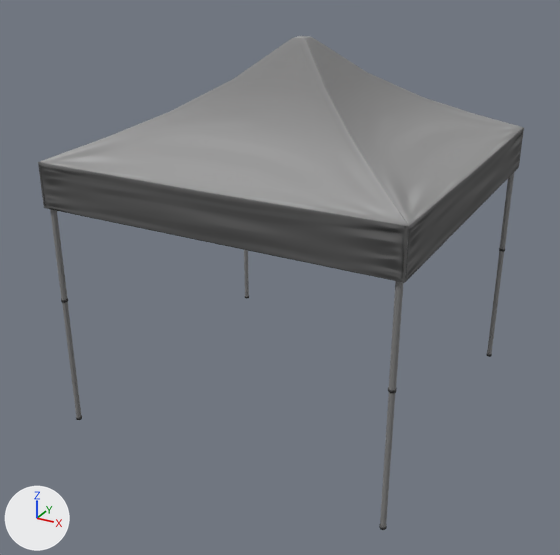
Two versions of the COLLADA model models/tent/mesh/tent.dae, one commit apart.
Before and after are seen from a camera (50 mm lens) standing at (2.94, -5.71, 3.94) and looking at (-0.07, -0.24, 1.2). The axes (+X, +Y, +Z) are drawn at lower left. The lights are the same throughout. The older version comes first.

Objects in the first picture: 'Tent'.
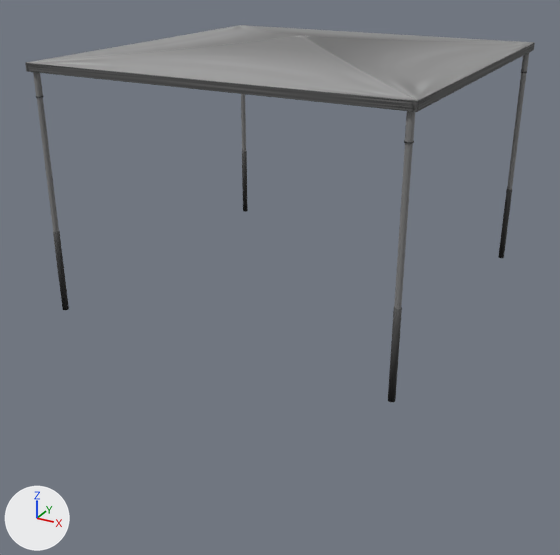
Patch to the scene script:
```diff
--- a/models/tent/mesh/tent.dae.py
+++ b/models/tent/mesh/tent.dae.py
@@ me_tentmesh @@
 # used by ob_tent; location = (0.0, 0.0, 0.0)
-me_tentmesh.from_pydata(...)  # 458 vertices, 688 faces; spans x -1.5..1.5, y -1.5..1.5, z 0.0..3.21
+me_tentmesh.from_pydata(...)  # 458 vertices, 688 faces; spans x -1.5..1.5, y -1.5..1.5, z 1.09..3.21
+# me_tentmesh part 1: the loose piece of 74 vertices spanning x -1.5..1.5, y -1.5..1.5, z 1.98..3.21 is scaled about its middle by (1, 1, 0.146), then moved by (0.0, 0.0, 0.53)
+# me_tentmesh part 2: the loose piece of 24 vertices spanning x 1.42..1.47, y -1.47..-1.42, z 1.17..2.32 is scaled about its middle by (1, 1, 0.212), then moved by (0.0, 0.0, 1.22)
+# me_tentmesh part 3: the loose piece of 24 vertices spanning x 1.42..1.48, y -1.48..-1.42, z 1.16..1.18 is moved by (0.0, 0.0, 1.68)
+# me_tentmesh part 4: the loose piece of 24 vertices spanning x 1.43..1.47, y -1.47..-1.43, z 0.02..1.16 is moved by (0.0, 0.0, 1.68)
+# me_tentmesh part 5: the loose piece of 24 vertices spanning x 1.42..1.48, y -1.48..-1.42, z 0.0..0.02 is scaled about its middle by (1, 1, 30.4), then moved by (0.0, 0.0, 1.42)
+# me_tentmesh part 6: the loose piece of 24 vertices spanning x 1.42..1.47, y 1.42..1.47, z 1.17..2.32 is scaled about its middle by (1, 1, 0.212), then moved by (0.0, 0.0, 1.22)
+# me_tentmesh part 7: the loose piece of 24 vertices spanning x 1.43..1.47, y 1.43..1.47, z 0.02..1.16 is moved by (0.0, 0.0, 1.68)
+# me_tentmesh part 8: the loose piece of 24 vertices spanning x 1.42..1.48, y 1.42..1.48, z 0.0..0.02 is scaled about its middle by (1, 1, 30.4), then moved by (0.0, 0.0, 1.42)
+# me_tentmesh part 9: the loose piece of 24 vertices spanning x -1.47..-1.43, y 1.43..1.47, z 0.02..1.16 is moved by (0.0, 0.0, 1.68)
+# me_tentmesh part 10: the loose piece of 24 vertices spanning x -1.48..-1.42, y 1.42..1.48, z 0.0..0.02 is scaled about its middle by (1, 1, 30.4), then moved by (0.0, 0.0, 1.42)
+# me_tentmesh part 11: the loose piece of 24 vertices spanning x -1.47..-1.42, y -1.47..-1.42, z 1.17..2.32 is scaled about its middle by (1, 1, 0.212), then moved by (0.0, 0.0, 1.22)
+# me_tentmesh part 12: the loose piece of 24 vertices spanning x -1.47..-1.43, y -1.47..-1.43, z 0.02..1.16 is moved by (0.0, 0.0, 1.68)
+# me_tentmesh part 13: the loose piece of 24 vertices spanning x -1.48..-1.42, y -1.48..-1.42, z 0.0..0.02 is scaled about its middle by (1, 1, 30.4), then moved by (0.0, 0.0, 1.42)
+# other edits to the shape of me_tentmesh do not show in these pictures
 me_tentmesh.materials.append(mat_tent_ncl1_1)
```

Where the change shows, as pixel boxes (x1, y1, x2, y2) in the pictures (560 x 555 px; the box of a moved part takes in the faces that stretch with it):
'Tent', reshaped (24% shorter): before (38, 36, 524, 530); after (25, 25, 535, 402)
part 1 of me_tentmesh, moved or reshaped: before (38, 36, 524, 283); after (25, 25, 535, 112)
part 2 of me_tentmesh, moved or reshaped: before (389, 281, 403, 390); after (405, 111, 415, 142)
part 3 of me_tentmesh, moved or reshaped: before (388, 387, 397, 393); after (404, 140, 414, 143)
part 4 of me_tentmesh, moved or reshaped: before (380, 393, 395, 527); after (394, 143, 413, 309)
part 5 of me_tentmesh, moved or reshaped: before (379, 525, 387, 530); after (388, 307, 402, 402)
part 6 of me_tentmesh, moved or reshaped: before (500, 173, 514, 249); after (521, 53, 529, 72)
part 7 of me_tentmesh, moved or reshaped: before (487, 251, 504, 354); after (507, 73, 526, 190)
part 8 of me_tentmesh, moved or reshaped: before (487, 354, 492, 357); after (498, 189, 512, 258)
part 9 of me_tentmesh, moved or reshaped: before (244, 250, 249, 297); after (241, 94, 246, 152)
part 10 of me_tentmesh, moved or reshaped (not visible before): after (242, 151, 248, 212)
part 11 of me_tentmesh, moved or reshaped: before (50, 209, 67, 300); after (33, 72, 43, 97)
part 12 of me_tentmesh, moved or reshaped: before (62, 302, 81, 418); after (37, 97, 59, 232)
part 13 of me_tentmesh, moved or reshaped: before (76, 415, 82, 420); after (53, 231, 69, 310)
